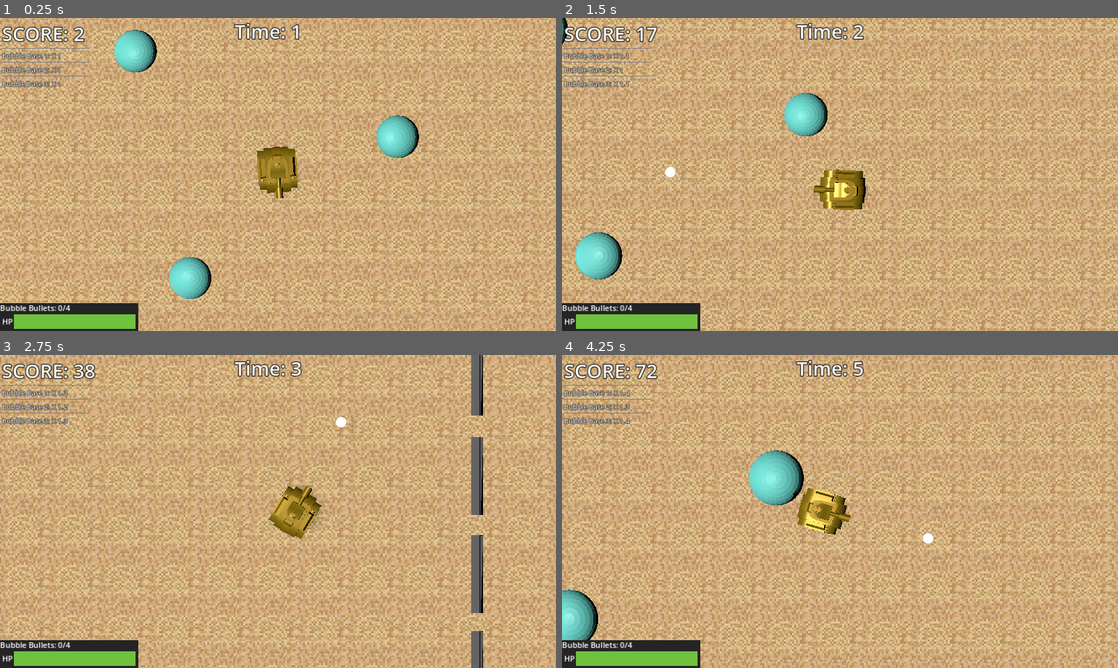
Above: before the commit, frames 1-4 (two rows, left to right).
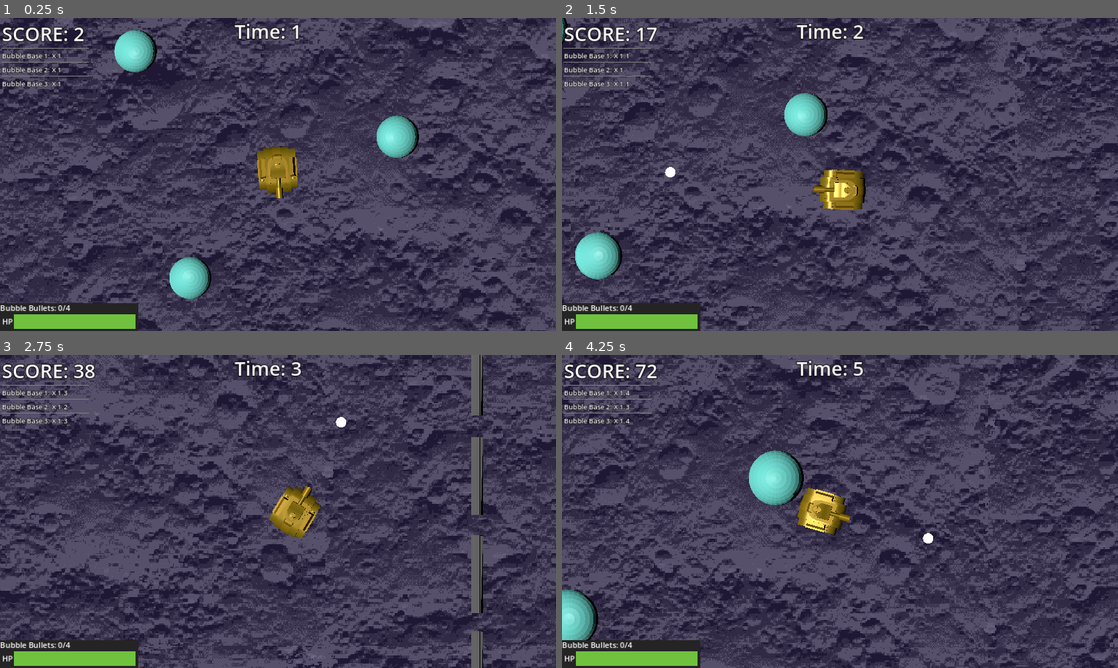
Above: after the commit, the same moments.

Repository: BlackBarman/GGJ_2025
Game: Godot game, scene res://Levels/level.tscn
The game is run twice, just before and just after one commit, with the same random seed, the same clock (stepped at 60 frames per second) and the same inputs.
Inputs (mouse positions are in pixels of both pictures, inside the frame that each line leads up to):
- Up to frame 1 (0.25 s): no input
- Up to frame 2 (1.5 s): tap Enter (ui_accept) at 0.5, 0.77 s; move the mouse to (962, 158) at 0.52 s; press the mouse at (962, 158) at 0.53 s; hold Right (ui_right) 0.53-1.28 s; move the mouse to (728, 190) at 1.27 s; release the mouse at (728, 190) at 1.28 s; hold Down (ui_down) from 1.28 s (still down); click (728, 190) at 1.35 s
- Up to frame 3 (2.75 s): tap Enter (ui_accept) at 1.52 s; move the mouse to (333, 442) at 2.02 s; release Down (ui_down) at 2.03 s; press the mouse at (333, 442) at 2.03 s; hold Right (ui_right) from 2.03 s (still down)
- Up to frame 4 (4.25 s): move the mouse to (812, 574) at 2.77 s; release Right (ui_right) at 2.78 s; release the mouse at (812, 574) at 2.78 s; hold Up (ui_up) 2.78-3.53 s; click (812, 574) at 2.85 s; tap Enter (ui_accept) at 3.02, 3.77 s; move the mouse to (1006, 558) at 3.52 s; press the mouse at (1006, 558) at 3.53 s; hold Left (ui_left) from 3.53 s (still down)

The runs differ from the first frame. In frame 1, 94% of the frame differs, in the area x 0-100%, y 0-100%; in frame 2, 94%; in frame 3, 94%; in frame 4, 94%.

Commit message:
adds terrain texture

Diff:
--- /dev/null
+++ b/ggj_2025/Art/Materials/Bubble.tres
@@ -0,0 +1,11 @@
+[gd_resource type="StandardMaterial3D" format=3 uid="uid://er6vpopafufa"]
+
+[resource]
+diffuse_mode = 3
+specular_mode = 1
+albedo_color = Color(0.94902, 0.733333, 0.517647, 1)
+metallic_specular = 0.0
+rim_enabled = true
+rim = 0.1
+rim_tint = 1.0
+refraction_scale = -1.0
--- /dev/null
+++ b/ggj_2025/Art/Materials/TerrainToon.tres
@@ -0,0 +1,13 @@
+[gd_resource type="StandardMaterial3D" load_steps=2 format=3 uid="uid://dqamtdx4suga4"]
+
+[ext_resource type="Texture2D" uid="uid://cw5rc2d0jb2j3" path="res://Art/Textures/Terrain.png" id="1_6n13l"]
+
+[resource]
+diffuse_mode = 3
+specular_mode = 1
+albedo_texture = ExtResource("1_6n13l")
+metallic_specular = 0.0
+roughness = 0.0
+uv1_scale = Vector3(10, 10, 10)
+uv1_triplanar = true
+texture_filter = 0
--- a/ggj_2025/Levels/level.tscn
+++ b/ggj_2025/Levels/level.tscn
@@ -9,6 +9,7 @@
 [ext_resource type="Texture2D" uid="uid://dgwuvt75nv5h" path="res://Art/sandTexture.png" id="6_ihoce"]
 [ext_resource type="PackedScene" uid="uid://c55d1hd8xdqse" path="res://LevelIngredients/enemy_manager.tscn" id="7_0sfro"]
 [ext_resource type="AudioStream" uid="uid://0kr4fh1mbmjt" path="res://Sounds/411462__thebuilder15__bubble-pop.wav" id="8_3opmy"]
+[ext_resource type="Material" uid="uid://dqamtdx4suga4" path="res://Art/Materials/TerrainToon.tres" id="8_6asjj"]
 [ext_resource type="Script" path="res://Levels/bubble_popping.gd" id="9_f8ko0"]
 [ext_resource type="Script" path="res://LevelIngredients/PixelShader/part03/camera_3d_texel_snapped3.gd" id="11_qwil3"]
 [ext_resource type="Script" path="res://LevelIngredients/PixelShader/part03/display2.gd" id="12_4p5wp"]
@@ -16,11 +17,6 @@
 
 [sub_resource type="BoxShape3D" id="BoxShape3D_5l56y"]
 size = Vector3(385.814, 1, 386.665)
-
-[sub_resource type="StandardMaterial3D" id="StandardMaterial3D_ghf1n"]
-albedo_texture = ExtResource("6_ihoce")
-uv1_scale = Vector3(1000, 1000, 1000)
-texture_filter = 0
 
 [sub_resource type="BoxShape3D" id="BoxShape3D_1xfiw"]
 size = Vector3(1, 13.9551, 61.3906)
@@ -85,6 +81,7 @@
 main_level = NodePath("../..")
 
 [node name="StaticBody3D" type="StaticBody3D" parent="."]
+transform = Transform3D(-4.37114e-08, 0, -1, 0, 1, 0, 1, 0, -4.37114e-08, 0, 0, 0)
 collision_mask = 257
 
 [node name="CollisionShape3D" type="CollisionShape3D" parent="StaticBody3D"]
@@ -93,7 +90,7 @@
 
 [node name="Floor" type="Sprite3D" parent="StaticBody3D"]
 transform = Transform3D(300, 0, 0, 0, -1.31134e-05, 1, 0, -300, -4.37114e-08, 0, -0.5, 0)
-material_override = SubResource("StandardMaterial3D_ghf1n")
+material_override = ExtResource("8_6asjj")
 transparent = false
 double_sided = false
 texture = ExtResource("6_ihoce")
Binary file added: ggj_2025/Art/Textures/Terrain.png
Not shown, added: ggj_2025/Art/Textures/Terrain.png.import
